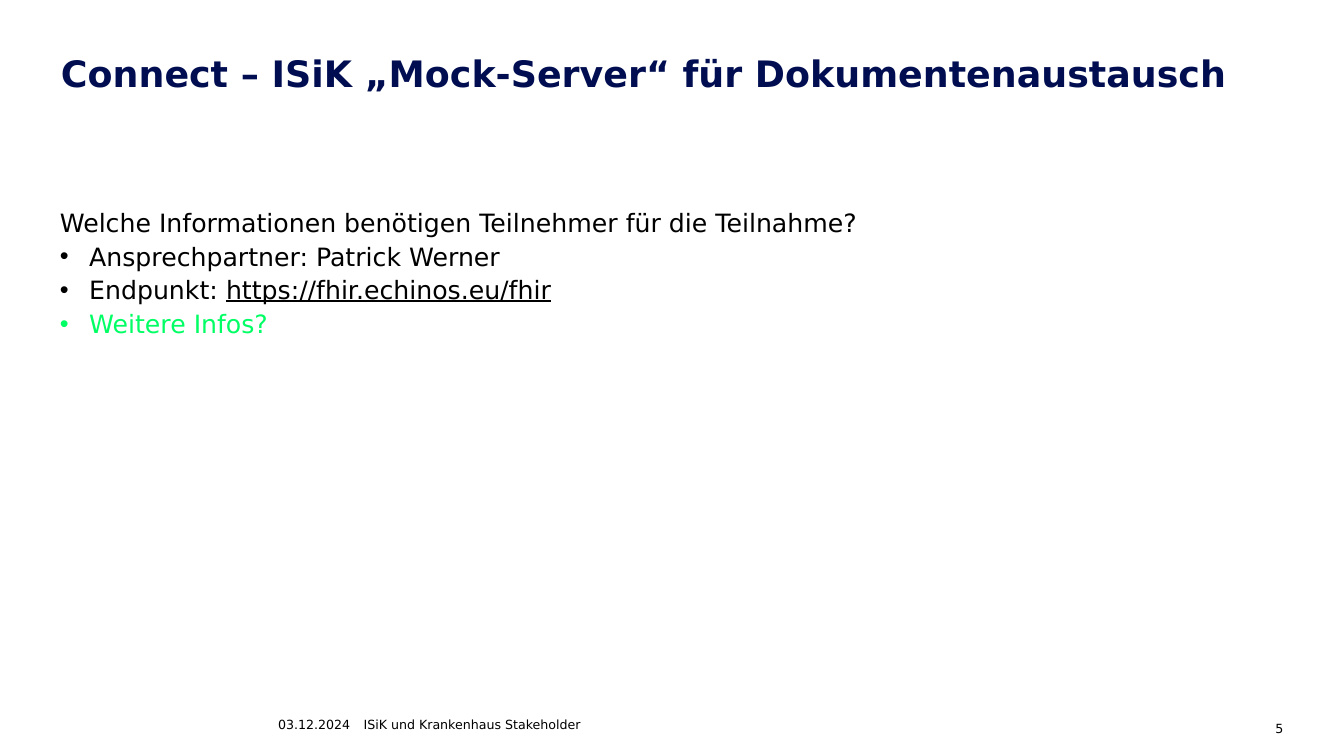
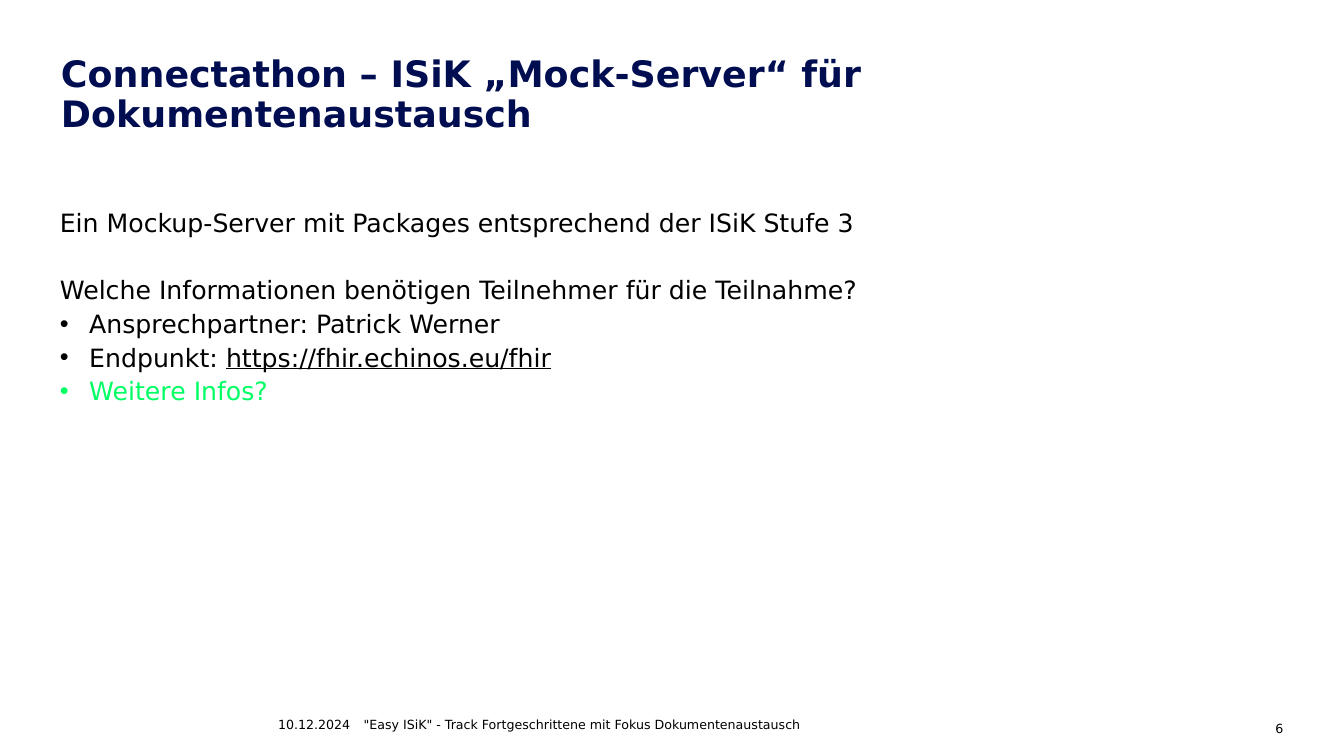
Before and after one commit to gematik/Spec-ISiK-Basismodul, a slide deck: slide 6 of Aufgabenstellung Connectathon Köln/Track-Fortgeschrittene/ISIK-Köln-Track-Fortgeschrittene.pptx (slide 5 before the commit). Drawn at 1344x756 pixels with LibreOffice and Linux fonts; fonts in the diff are those of the drawing; background and template pictures are left out. Boxes give left, top, right and bottom in pixels: in the first picture for what was removed or moved away, otherwise in the second. Text is boxed around its words. In the diff, an @@ line names an element or a change of style, - is before the commit and + after.

```diff
--- a/Aufgabenstellung Connectathon Köln/Track-Fortgeschrittene/ISIK-Köln-Track-Fortgeschrittene.pptx
+++ b/Aufgabenstellung Connectathon Köln/Track-Fortgeschrittene/ISIK-Köln-Track-Fortgeschrittene.pptx
@@ title at (x1=61, y1=59, x2=861, y2=128): text changed @@
-Connect – ISiK „Mock-Server“ für Dokumentenaustausch
+Connectathon – ISiK „Mock-Server“ für Dokumentenaustausch
@@ text at (x1=60, y1=213, x2=854, y2=238): paragraph added @@
+  Ein Mockup-Server mit Packages entsprechend der ISiK Stufe 3
@@ text at (x1=278, y1=719, x2=350, y2=729): text changed @@
-03.12.2024
+10.12.2024
@@ text at (x1=364, y1=719, x2=801, y2=732): text changed @@
-ISiK und Krankenhaus Stakeholder
+"Easy ISiK" - Track Fortgeschrittene mit Fokus Dokumentenaustausch
@@ page number at (x1=1275, y1=723, x2=1283, y2=733): text changed @@
-5
+6
```
Also in this commit, not shown: 8 other slides changed, 4 slides added, 1 other file.
